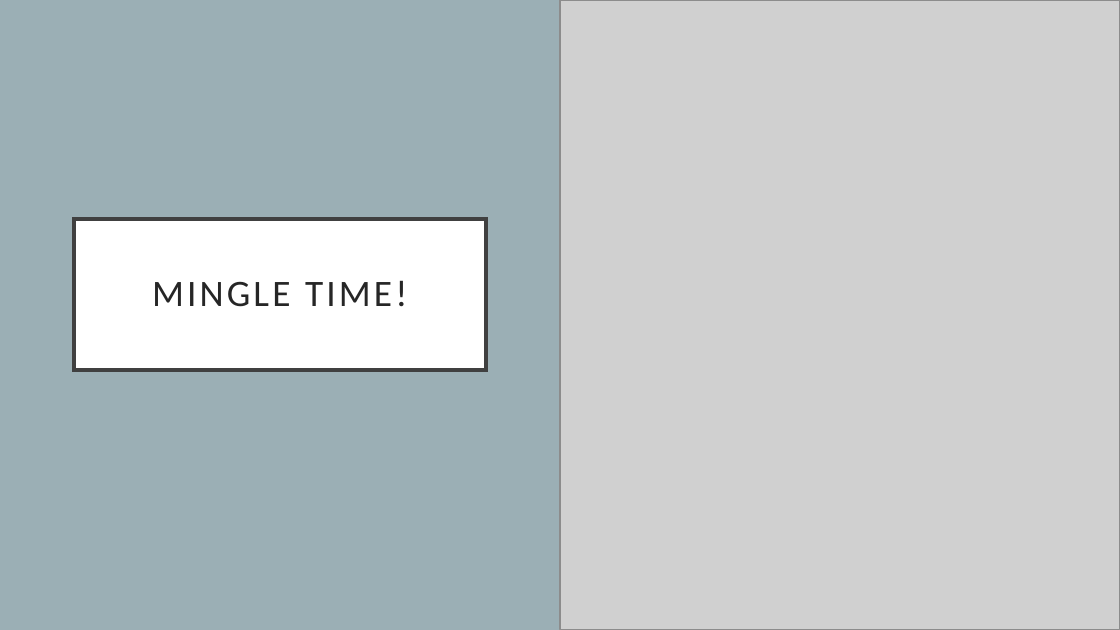
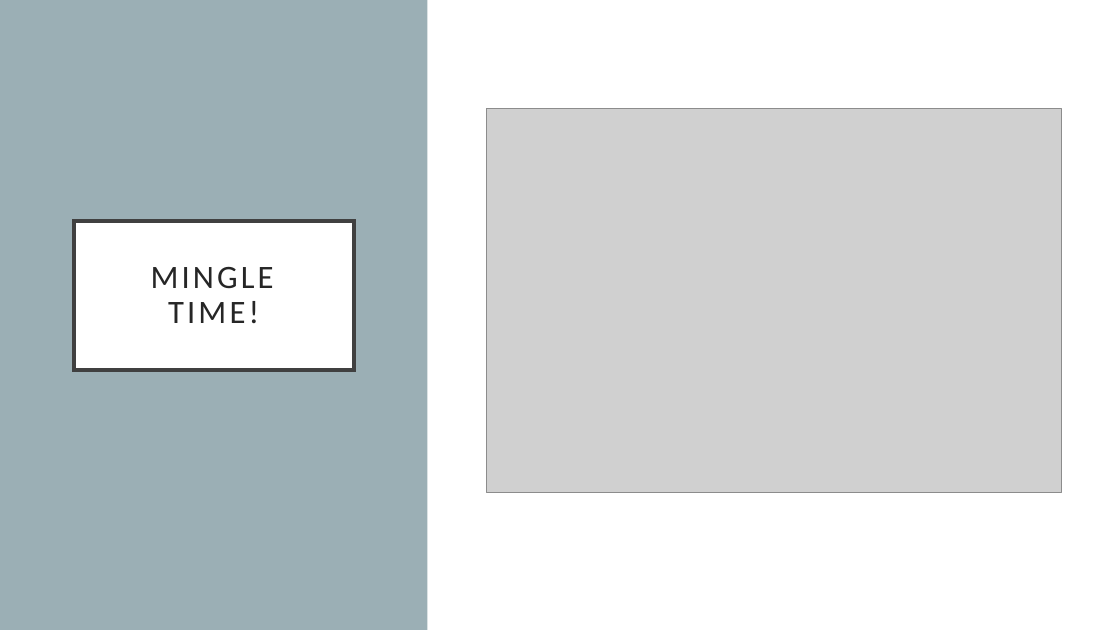
Before and after one commit to pangwuu/Weekly-powerpoint-maker, a slide deck: slide 61 of Slides/29_10_23.pptx (slide 60 before the commit). Drawn at 1120x630 pixels with LibreOffice and Linux fonts; fonts in the diff are those of the drawing; grey boxes stand for pictures. Boxes give left, top, right and bottom in pixels: in the first picture for what was removed or moved away, otherwise in the second. Text is boxed around its words. In the diff, an @@ line names an element or a change of style, - is before the commit and + after.

```diff
--- a/Slides/29_10_23.pptx
+++ b/Slides/29_10_23.pptx
@@ background #9BAFB5 to #FFFFFF @@
@@ rectangle added at [0, 0, 428, 629], fill #9BAFB5 @@
@@ picture: place and size @@
-picture at [560, 0, 1120, 629]
+picture at [486, 109, 1061, 493]
@@ title "MINGLE TIME!": place and size @@
-title "MINGLE TIME!" at [74, 220, 486, 371]
+title "MINGLE TIME!" at [74, 221, 354, 371]
@@ title "MINGLE TIME!" at [74, 221, 354, 371]: size 24 to 21 pt @@
```
Also in this commit, not shown: 1 other slide changed, 1 slide added, 9 other files.
